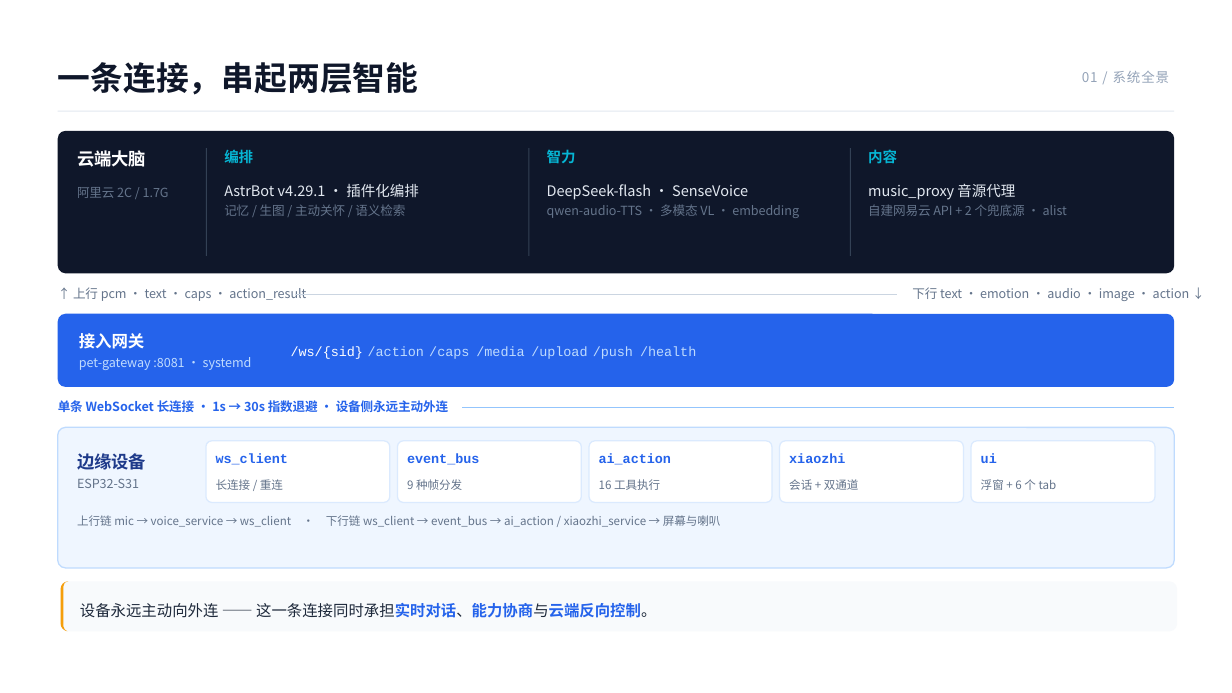
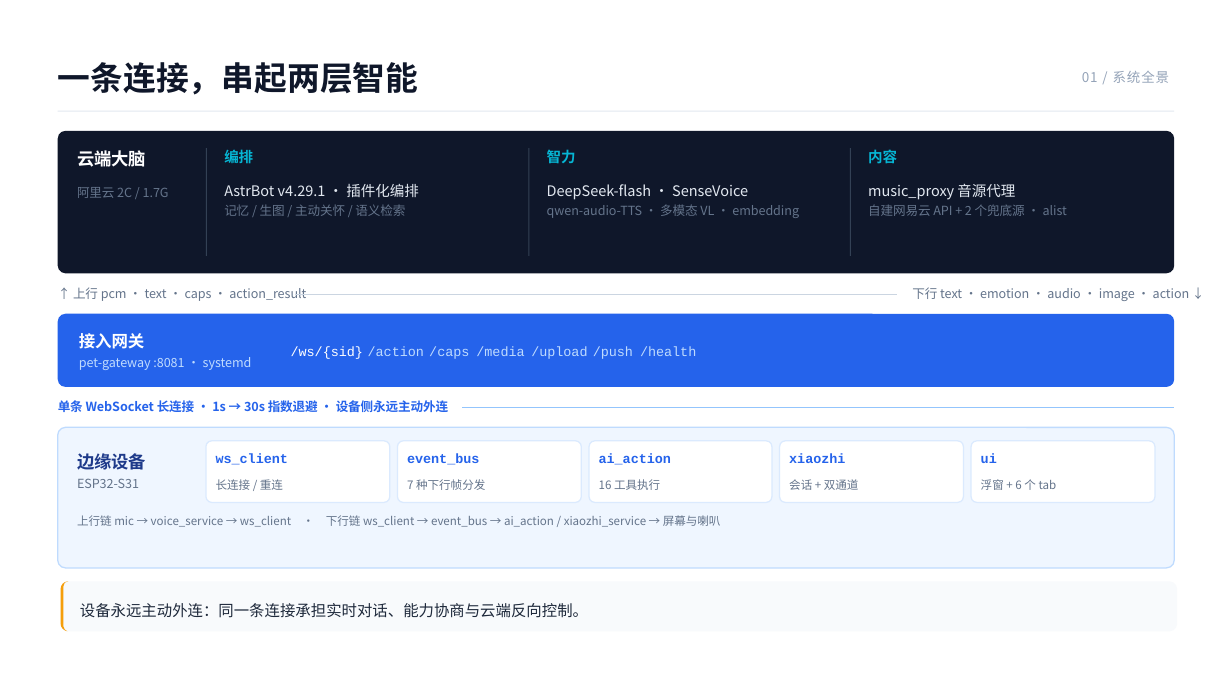
Before and after one commit to xkk6663/pet_companion, a slide deck: slide 6 of docs/汇报/桌宠伴侣技术汇报/桌宠伴侣技术汇报.pptx. Drawn at 1232x693 pixels with LibreOffice and Linux fonts; fonts in the diff are those of the drawing. Boxes give left, top, right and bottom in pixels: in the first picture for what was removed or moved away, otherwise in the second. Text is boxed around its words. In the diff, an @@ line names an element or a change of style, - is before the commit and + after.

Commit message:
docs(readme): README 加徽标与真机图，技术汇报 PPT 按架构文档校准口径
README 重写为一张"能在 30 秒看懂"的门面：补 6 枚徽标（SoC /
ESP-IDF v6.1 / FreeRTOS SMP / LVGL / ESP-DL / 许可）、两张真机实拍
（正面与俯视 45°）、目录锚点、中间件目录项与静态池约束，事实信息
一条未删。技术汇报 PPT 同步校准到架构分析.md 与本次实测：
下行帧 7 种 / 端云契约 11 种、内部 RAM 最大连续块 7 KB、代码
61,953 行 / 137 文件，并把 4 张实拍图落到 P4 / P7 / P16 与封面，
DESIGN.md 逐页字段同步更新。

```diff
--- a/docs/汇报/桌宠伴侣技术汇报/桌宠伴侣技术汇报.pptx
+++ b/docs/汇报/桌宠伴侣技术汇报/桌宠伴侣技术汇报.pptx
@@ text at (x1=407, y1=479, x2=485, y2=490): text changed @@
-9 种帧分发
+7 种下行帧分发
@@ text at (x1=80, y1=603, x2=588, y2=618): text changed @@
-设备永远主动向外连 —— 这一条连接同时承担实时对话、能力协商与云端反向控制。
+设备永远主动外连：同一条连接承担实时对话、能力协商与云端反向控制。
```
Also in this commit, not shown: 9 other slides changed, 2 other files.
